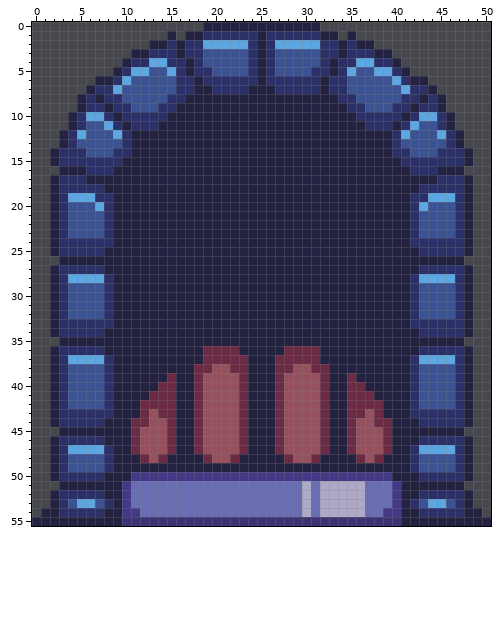
File history of a pixel-art sprite, SpriteKit/MendeluSpriteKit/Assets/Door/DoorOpening.atlas/OpeningDoor3.png. The first picture shows the starting point.
The file is 51x56 pixels. Colours within 5 levels of each other are drawn and written as one.
And afterwards:
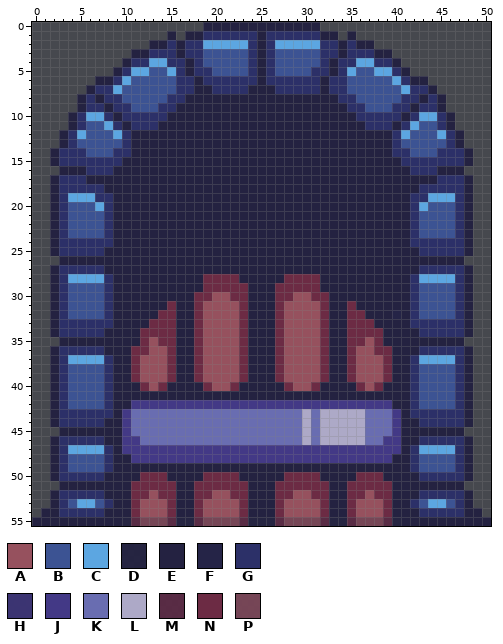
Palette (. is transparent): A #96515e  B #3c5393  C #5ca6e1  D #242241ee  E #242241  F #252447  G #2c3068  H #3b3375ee  J #433986  K #696db1  L #ada9c7  M #5a2a44ee  N #6c2b44  P #794657ee
Difference:
Changed rows in their new state; - is an unchanged pixel.
first column x 9:
28 ----------NNNN-----NNNN---------
29 ----------NNNNN---NNNNN---------
30 ---------NNAANN---NNAANN--------
31 ------N--NAAAAN---NAAAAN--N-----
32 -----NN--NAAAAN---NAAAAN--NN---F
33 ----NNN--NAAAAN---NAAAAN--NNN---
34 ---NNNN--NAAAAN---NAAAAN--NNNN--
35 ---NANN--NAAAAN---NAAAAN--NNAN--
36 --NNAAN--NAAAAN---NAAAAN--NAANN-
37 --NAAAN--NAAAA-----AAAAN--NAAAN-
38 --NAAAN---A--A-----A--A---NAAAN-
39 E-NAAA---------------------AAAN-
40 ---NA-E--EN--NE---EN--NE--E-AN--
41 ----EEE--EEEEEE---EEEEEE--EEE---
42 --JJJJJJJJJJJJJJJJJJJJJJJJJJJJJ-
43 -JKKKKKKKKKKKKKKKKKKKLKLLLLLKKKJ
44 -JKKKKKKKKKKKKKKKKKKKLKLLLLLKKKJ
45 -JKKKKKKKKKKKKKKKKKKKLKLLLLLKKKJ
46 -JJKKKKKKKKKKKKKKKKKKLKLLLLLKKJJ
47 -JJJJJJJJJJJJJJJJJJJJJJJJJJJJJJJ
48 --JJJJJJJJJJJJJJJJJJJJJJJJJJJJJ-
50 --ENNNEEEENNNNEEEEENNNNEEEENNNE-
51 -ENNNNNEENNNNNNEEENNNNNNEENNNNNE
52 -ENNANNEENNAANNEEENNAANNEENNANNE
53 -ENAAANEENAAAANEEENAAAANEENAAANE
54 -ENAAANEENAAAANEEENAAAANEENAAANE
55 -DMPPPMDDMPPPPMDDDMPPPPMDDMPPPMD
Where, in picture pixels (left, top, right, bottom), the same in both pictures:
changed: (113, 274, 401, 526)
